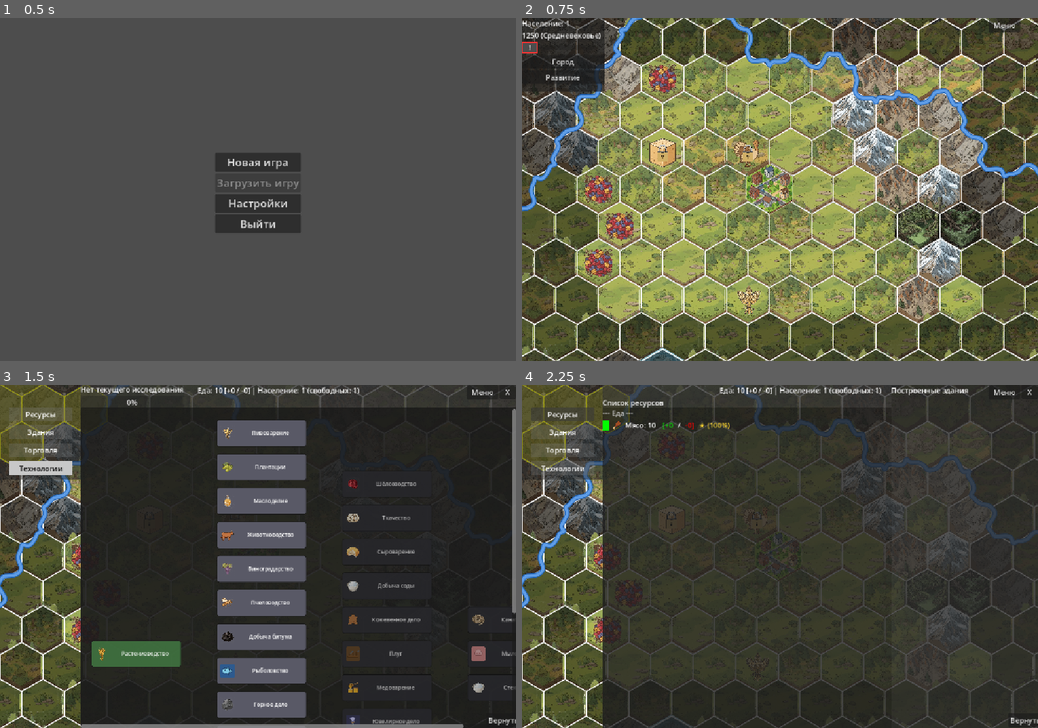
Above: before the commit, frames 1-4 (two rows, left to right).
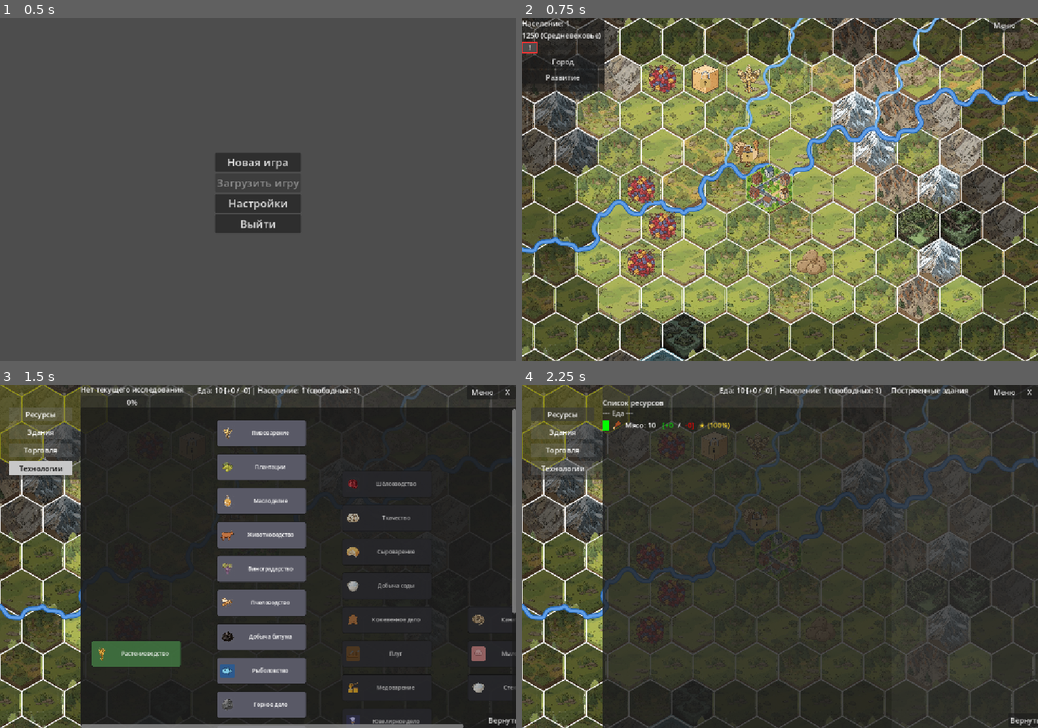
Above: after the commit, the same moments.

Repository: Night-Pryanik/The-City
Game: Godot game, scene res://scenes/main_menu.tscn
The game is run twice, just before and just after one commit, with the same random seed, the same clock (stepped at 60 frames per second) and the same inputs.
Inputs (mouse positions are in pixels of both pictures, inside the frame that each line leads up to):
- Up to frame 1 (0.5 s): no input
- Up to frame 2 (0.75 s): click "Новая игра" at 0.5 s
- Up to frame 3 (1.5 s): click (10, 415) at 1.25 s
- Up to frame 4 (2.25 s): click "Ресурсы" at 2 s

Frame 1 is identical in both runs. In frame 2, 8.8% of the frame differs, in the area x 0-100%, y 0-100%; in frame 3, 1.2%; in frame 4, 3.7%.

Commit message:
Обновление режима edge для морей, чтобы можно было получать заливы, а не только море от края до края

Diff:
--- a/data/map_config.json
+++ b/data/map_config.json
@@ -31,40 +31,33 @@
       "swamp":    { "density": 0.05, "target_cluster": 5 }
     },
 
-    // --- Генерация морей ---
-    // Море НЕ участвует в алгоритме Вороного (не входит в terrain_config).
-    // Оно генерируется как маска ДО Вороного и повторно применяется поверх
-    // результата Вороного, чтобы не быть перезаписанным.
-    //   mode            — "none" (нет морей) | "noise" (вариант А) | "edge" (вариант Б)
-    //   sea_level       — порог «суша/море» для варианта А (elevation > sea_level = суша)
-    //   noise_strength  — амплитуда шума высот для варианта А
-    //   edge_gradient   — 0 = острова везде, 1 = море строго у краёв (вариант А)
-    //   city_bump       — «холм» высоты вокруг города: гарантирует стартовый континент
-    //   city_bump_radius— радиус гарантированной суши вокруг города (в гексах).
-    //                     Малый радиус (8) гарантирует Кольцо, а не всё окно —
-    //                     берег может быть виден в Регионе.
-    //   beach           — true: суша, соседняя с морем, становится пляжем (beach)
-    //   sides           — диапазон [min, max] количества сторон света, у которых
-    //                     будет море. Стороны выбираются случайно из четырёх
-    //                     ("east", "west", "north", "south"). [x,x] — фиксированное
-    //                     число сторон. [0,0] — море не генерируется.
-    //   width_min/max   — для mode "edge": диапазон ширины полосы моря (в гексах)
-    //   max_width       — глобальный предел ширины моря от края карты (в гексах).
-    //                     Ограничивает и вариант А, и вариант Б, чтобы не
-    //                     генерировать/отрисовывать бесконечное море.
-    "sea": {
-      "mode": "edge",
-      "sea_level": 0.0,
-      "noise_strength": 0.35,
-      "edge_gradient": 1,
-      "city_bump": 0.5,
-      "city_bump_radius": 8,
-      "beach": true,
-      "sides": [1, 2],
-      "width_min": 1,
-      "width_max": 7,
-      "max_width": 8
-    },
+  // --- Генерация морей ---
+  // Море НЕ участвует в алгоритме Вороного (не входит в terrain_config).
+  // Оно генерируется как маска ДО Вороного и повторно применяется поверх
+  // результата Вороного, чтобы не быть перезаписанным.
+  // Префикс имени поля говорит, какому режиму оно принадлежит:
+  //   edge_*  — читается только в режиме "edge";
+  //   noise_* — читается только в режиме "noise";
+  //   без префикса — общее для всех режимов.
+  "sea": {
+    // --- Общие (все режимы) ---
+    "mode": "edge",              // "none" (морей нет) | "edge" (прибрежные полосы с заливами) | "noise" (поле высот)
+    "sides": [1, 2],             // диапазон [min, max] количества сторон света с морем; [0,0] — моря нет
+    "beach": true,               // true: суша, соседняя с морем, становится пляжем (beach)
+    "max_sea_depth": 8,          // предел глубины моря от края карты (в гексах), чтобы море не «съедало» карту
+
+    // --- Только режим "edge" ---
+    "edge_width_min": 0,         // минимальная ширина полосы (в гексах); 0 позволяет берегу прерываться в заливы
+    "edge_width_max": 7,         // максимальная ширина полосы (в гексах)
+    "edge_envelope_strength": 0.7, // заливы: 0 = сплошная полоса от края до края, ~0.7 = залив в центре стороны и суша у краёв, 1 = только пик залива
+
+    // --- Только режим "noise" ---
+    "noise_sea_level": 0.0,      // порог «суша/море»: elevation <= порога = море
+    "noise_strength": 0.35,      // амплитуда шума высот (рваность берега, острова)
+    "noise_edge_gradient": 1,    // континентальность: 0 = острова везде, 1 = море строго у краёв
+    "noise_city_bump": 0.5,      // «холм» высоты вокруг города: гарантирует стартовый континент
+    "noise_city_bump_radius": 8  // радиус гарантированной суши вокруг города (в гексах)
+  },
 
     // --- Генерация рек ---
     // Главные реки: исток в горах, устье в озере или море. Не пересекаются друг с другом.
--- a/scripts/map_generator.gd
+++ b/scripts/map_generator.gd
@@ -190,7 +190,7 @@
     if mode == "none":
         return sea_mask
 
-    var max_width: int = int(cfg.get("max_width", 8))
+    var max_sea_depth: int = int(cfg.get("max_sea_depth", 8))
     var beach_enabled: bool = cfg.get("beach", true)
 
     # sides — диапазон [min, max] количества случайно выбранных сторон света,
@@ -224,9 +224,9 @@
         return sea_mask
 
     if mode == "noise":
-        _apply_sea_noise(tile_data, sea_mask, rows, cols, city_row, city_col, cfg, max_width, sides)
+        _apply_sea_noise(sea_mask, rows, cols, city_row, city_col, cfg, max_sea_depth, sides)
     elif mode == "edge":
-        _apply_sea_edge(tile_data, sea_mask, rows, cols, cfg, max_width, sides)
+        _apply_sea_edge(sea_mask, rows, cols, cfg, max_sea_depth, sides)
 
     # Помечаем гексы моря временным флагом _is_sea.
     for r in range(rows):
@@ -243,13 +243,13 @@
 # Вариант А: elevation = градиент от края + шум + city_bump; суша = elevation > sea_level.
 # sides — список сторон, у которых может быть море ("east", "west", "north", "south").
 # Если sides пуст — море генерируется со всех сторон (поведение по умолчанию).
-func _apply_sea_noise(tile_data: Array, sea_mask: Array, rows: int, cols: int,
-        city_row: int, city_col: int, cfg: Dictionary, max_width: int, sides: Array) -> void:
-    var sea_level: float = float(cfg.get("sea_level", 0.0))
+func _apply_sea_noise(sea_mask: Array, rows: int, cols: int,
+        city_row: int, city_col: int, cfg: Dictionary, max_sea_depth: int, sides: Array) -> void:
+    var sea_level: float = float(cfg.get("noise_sea_level", 0.0))
     var noise_strength: float = float(cfg.get("noise_strength", 0.35))
-    var edge_gradient: float = float(cfg.get("edge_gradient", 0.4))
-    var city_bump: float = float(cfg.get("city_bump", 0.5))
-    var city_bump_radius: float = float(cfg.get("city_bump_radius", 8))
+    var edge_gradient: float = float(cfg.get("noise_edge_gradient", 0.4))
+    var city_bump: float = float(cfg.get("noise_city_bump", 0.5))
+    var city_bump_radius: float = float(cfg.get("noise_city_bump_radius", 8))
 
     # Нормализованные координаты: 0 в центре карты, 1 на краю.
     var half_rows = float(rows - 1) / 2.0
@@ -262,8 +262,8 @@
                 min(r, rows - 1 - r),
                 min(c, cols - 1 - c)
             )
-            # Ограничение ширины моря: гексы дальше max_width от края — суша.
-            if edge_dist_hex > max_width:
+            # Ограничение ширины моря: гексы дальше max_sea_depth от края — суша.
+            if edge_dist_hex > max_sea_depth:
                 continue
 
             # Если заданы стороны — проверяем, что гекс находится у одной из них.
@@ -280,8 +280,8 @@
                         dist_to_side = r
                     elif side == "south":
                         dist_to_side = rows - 1 - r
-                    # Гекс у выбранной стороны, если он в пределах max_width от неё.
-                    if dist_to_side >= 0 and dist_to_side <= max_width:
+                    # Гекс у выбранной стороны, если он в пределах max_sea_depth от неё.
+                    if dist_to_side >= 0 and dist_to_side <= max_sea_depth:
                         near_allowed_side = true
                         break
                 if not near_allowed_side:
@@ -312,31 +312,70 @@
                 sea_mask[r][c] = true
 
 # Вариант Б: полоса моря у выбранных сторон, ширина — гладкий 1D-шум.
-func _apply_sea_edge(tile_data: Array, sea_mask: Array, rows: int, cols: int,
-        cfg: Dictionary, max_width: int, sides: Array) -> void:
+func _apply_sea_edge(sea_mask: Array, rows: int, cols: int,
+        cfg: Dictionary, max_sea_depth: int, sides: Array) -> void:
     if sides.is_empty():
         return
-    var width_min: int = int(cfg.get("width_min", 4))
-    var width_max: int = int(cfg.get("width_max", 7))
-    width_max = mini(width_max, max_width)
-
-    for r in range(rows):
-        for c in range(cols):
-            for side in sides:
-                var dist_to_edge := -1
-                if side == "east":
-                    dist_to_edge = cols - 1 - c
-                elif side == "west":
-                    dist_to_edge = c
-                elif side == "north":
-                    dist_to_edge = r
-                elif side == "south":
-                    dist_to_edge = rows - 1 - r
-                if dist_to_edge < 0:
-                    continue
-                # Гладкий 1D-шум ширины полосы вдоль стороны.
-                var width = _smooth_width(r, c, side, width_min, width_max)
-                if dist_to_edge < width:
+
+    var width_min: float = float(cfg.get("edge_width_min", 1))
+    var width_max: float = float(cfg.get("edge_width_max", 7))
+    var envelope_strength: float = float(cfg.get("edge_envelope_strength", 0.0))
+
+    # Крупномасштабный 1D-шум для естественности берега
+    var envelope_noise: FastNoiseLite = FastNoiseLite.new()
+    envelope_noise.noise_type = FastNoiseLite.TYPE_SIMPLEX
+    envelope_noise.seed = randi()
+    envelope_noise.frequency = 0.08
+
+    for side in sides:
+        var len: int = rows if (side == "east" or side == "west") else cols
+        var arr: Array = []
+        var seg: int = 8
+        var i0: int = -1
+        var v0: float = 0.0
+        var v1: float = randf()
+
+        # Центр стороны для параболической огибающей
+        var center_pos: float = float(len) / 2.0
+        var half_len: float = float(len) / 2.0
+
+        for coord in range(len):
+            if coord / seg != i0:
+                i0 = coord / seg
+                v0 = v1
+                v1 = randf()
+            var t: float = 0.5 - 0.5 * cos(float(coord % seg) / float(seg) * PI)
+            var base_width: float = lerpf(width_min, width_max, lerpf(v0, v1, t))
+
+            # Параболическая огибающая: 1 в центре, 0 на краях
+            var dist_from_center: float = abs(float(coord) - center_pos)
+            var parabola: float = 1.0 - pow(dist_from_center / half_len, 2.0)
+            parabola = max(0.0, parabola)
+
+            # Комбинируем параболу с шумом
+            if envelope_strength > 0.0:
+                var noise_val: float = 0.5 + 0.5 * envelope_noise.get_noise_1d(float(coord))
+                var env: float = lerp(parabola, parabola * noise_val, envelope_strength)
+                base_width *= env
+
+            arr.append(int(round(base_width)))
+
+        # Применяем ширину к гексам
+        for coord in range(len):
+            var width: int = arr[coord]
+            if width <= 0:
+                continue
+            for depth in range(width):
+                if depth >= max_sea_depth:
+                    break
+                var r: int = 0
+                var c: int = 0
+                match side:
+                    "east": r = coord; c = cols - 1 - depth
+                    "west": r = coord; c = depth
+                    "south": r = rows - 1 - depth; c = coord
+                    "north": r = depth; c = coord
+                if r >= 0 and r < rows and c >= 0 and c < cols:
                     sea_mask[r][c] = true
 
 # Гладкая ширина полосы моря вдоль стороны (1D-шум).
